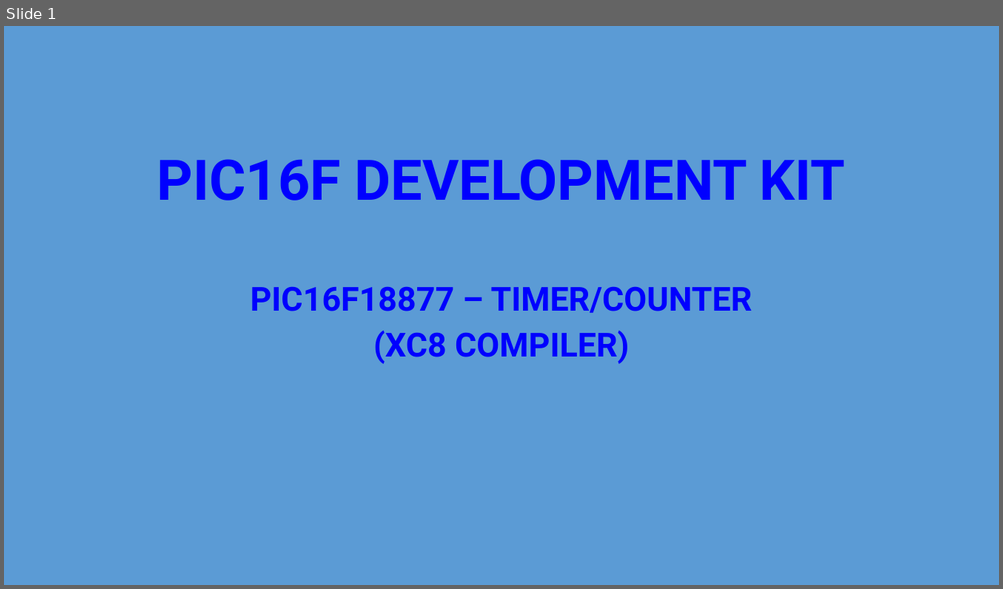
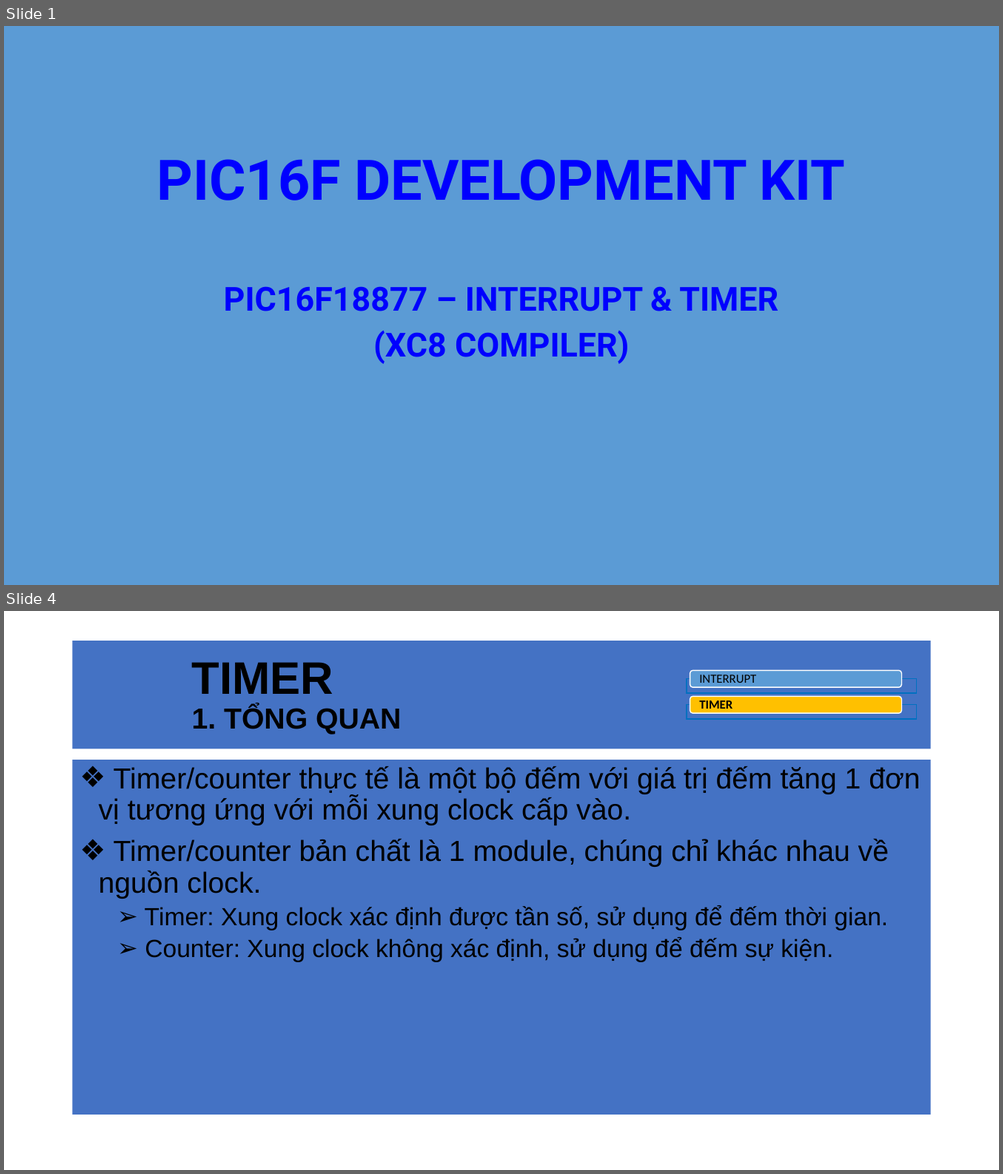
Before and after one commit to sampidevkit/PIC16FDevKit, a slide deck: TUT/B03_Timer/Timer.pptx. Shown one above the other, each under a label of ours: slide 1 before the commit, slides 1 and 4 after it; the slides between them are not shown. The pictures are 1003x589 and 1003x1174 pixels, drawn with LibreOffice and Linux fonts; fonts in the diff are those of the drawing; grey boxes stand for pictures; background and template pictures are left out. Boxes give left, top, right and bottom in pixels: in the first picture for what was removed or moved away, otherwise in the second. Text is boxed around its words. In the diff, an @@ line names an element or a change of style, - is before the commit and + after.

Commit message:
Present 2: Timer - update 2

```diff
--- a/TUT/B03_Timer/Timer.pptx
+++ b/TUT/B03_Timer/Timer.pptx
@@ slide 4 added at box(4, 611, 999, 1170), background #FFFFFF @@
@@ title added at box(73, 641, 930, 749), fill #4472C4, 28 pt, text #000000, bold @@
+TIMER
+1. TỔNG QUAN
@@ group added at box(687, 671, 916, 719): 2 rectangles, 2 freeform shapes @@
+INTERRUPT
+TIMER
@@ text added at box(73, 760, 930, 1116), fill #4472C4, 28 pt, text #000000 @@
+❖ Timer/counter thực tế là một bộ đếm với giá trị đếm tăng 1 đơn vị tương ứng với mỗi xung clock cấp vào.
+❖ Timer/counter bản chất là 1 module, chúng chỉ khác nhau về nguồn clock.
+  ➢ Timer: Xung clock xác định được tần số, sử dụng để đếm thời gian.
+  ➢ Counter: Xung clock không xác định, sử dụng để đếm sự kiện.
@@ slide 1 changed as well @@
@@ subtitle at box(224, 286, 778, 312): text changed @@
-PIC16F18877 – TIMER/COUNTER
+PIC16F18877 – INTERRUPT & TIMER
```
Also in this commit, not shown: 1 other slide changed, 5 other slides added, 9 slides removed, 11 other files.
